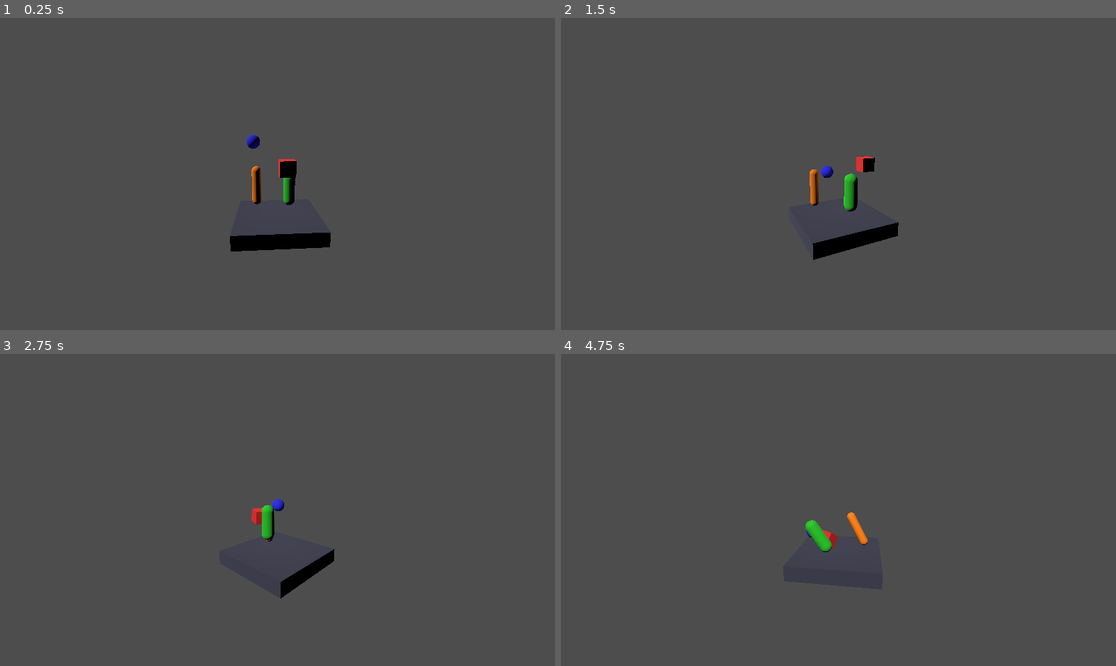
Above: before the commit, frames 1-4 (two rows, left to right).
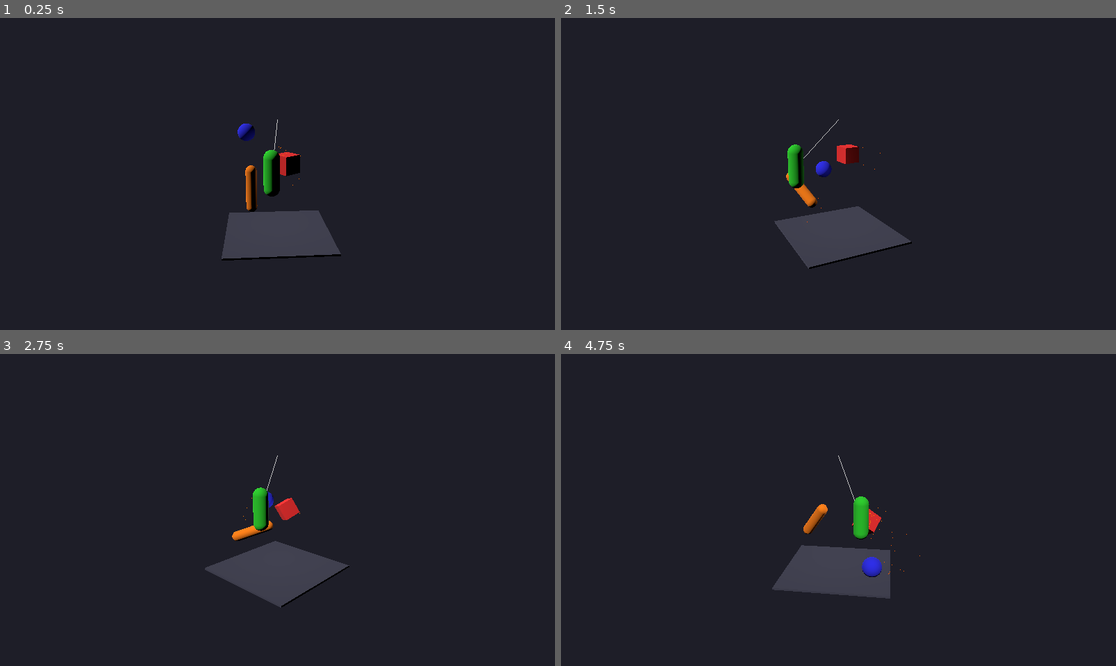
Above: after the commit, the same moments.

Repository: alanfischer/hop-godot
Game: Godot game, scene res://bounce_room.tscn
The game is run twice, just before and just after one commit, with the same random seed, the same clock (stepped at 60 frames per second) and the same inputs.
Inputs:
- Up to frame 1 (0.25 s): no input
- Up to frame 2 (1.5 s): no input
- Up to frame 3 (2.75 s): no input
- Up to frame 4 (4.75 s): no input

The runs differ from the first frame. In frame 1, 98% of the frame differs, in the area x 0-100%, y 0-100%; in frame 2, 98%; in frame 3, 98%; in frame 4, 97%.

Commit message:
Fix shutdown crash, add collision callbacks, 6DOF joints, and enhanced demo
- Cache HopDirectBodyState/HopDirectSpaceState to prevent leak and shutdown crash
- Null out back-pointers in _finish() for safe ObjectDB cleanup
- Implement hop::collision_listener for proper collision contact reporting
- Pass collision scope bits with scope_report_collisions flag to simulator
- Add Generic6DOFJoint3D support mapping spring params to hop constraints
- Update demo: bounce room with sparks on collision, rope joint, orbit camera

Co-Authored-By: Claude Opus 4.6 <noreply@anthropic.com>

Diff:
--- /dev/null
+++ b/test-project/bounce_room.gd
@@ -0,0 +1,84 @@
+extends Node3D
+
+const ROPE_ANCHOR := Vector3(0, 6, 0)
+
+var rope_mesh: ImmediateMesh
+var rope_instance: MeshInstance3D
+var rope_material: StandardMaterial3D
+
+func _ready():
+	# Connect collision signals on all dynamic bodies
+	for body in [%Box, %Sphere, %Capsule1, %Capsule2]:
+		body.body_entered.connect(_on_body_entered.bind(body))
+
+	# Rope line visual
+	rope_mesh = ImmediateMesh.new()
+	rope_material = StandardMaterial3D.new()
+	rope_material.shading_mode = BaseMaterial3D.SHADING_MODE_UNSHADED
+	rope_material.albedo_color = Color(0.75, 0.75, 0.75)
+	rope_instance = MeshInstance3D.new()
+	rope_instance.mesh = rope_mesh
+	add_child(rope_instance)
+
+func _process(_delta):
+	rope_mesh.clear_surfaces()
+	rope_mesh.surface_begin(Mesh.PRIMITIVE_LINES, rope_material)
+	rope_mesh.surface_add_vertex(ROPE_ANCHOR)
+	rope_mesh.surface_add_vertex(%Capsule1.global_position)
+	rope_mesh.surface_end()
+
+func _on_body_entered(other: Node, body: RigidBody3D):
+	var contact_pos := _estimate_contact_pos(body, other)
+	var speed := body.linear_velocity.length()
+	var count := clampi(4 + int(speed * 1.5), 4, 16)
+	_spawn_sparks(contact_pos, count)
+
+func _estimate_contact_pos(body: RigidBody3D, other: Node) -> Vector3:
+	var pos := body.global_position
+	if other is StaticBody3D:
+		match other.name:
+			"Floor": return Vector3(pos.x, 0, pos.z)
+			"Ceiling": return Vector3(pos.x, 6, pos.z)
+			"WallNegX": return Vector3(-3, pos.y, pos.z)
+			"WallPosX": return Vector3(3, pos.y, pos.z)
+			"WallNegZ": return Vector3(pos.x, pos.y, -3)
+			"WallPosZ": return Vector3(pos.x, pos.y, 3)
+	if other is RigidBody3D:
+		return (pos + other.global_position) * 0.5
+	return pos
+
+func _spawn_sparks(pos: Vector3, count: int = 8):
+	var sparks := CPUParticles3D.new()
+	sparks.position = pos
+	sparks.emitting = true
+	sparks.one_shot = true
+	sparks.explosiveness = 1.0
+	sparks.amount = count
+	sparks.lifetime = 0.4
+	sparks.direction = Vector3.ZERO
+	sparks.spread = 180.0
+	sparks.initial_velocity_min = 1.5
+	sparks.initial_velocity_max = 3.5
+	sparks.gravity = Vector3(0, -9.8, 0)
+	sparks.amount = count * 2
+	sparks.scale_amount_min = 0.15
+	sparks.scale_amount_max = 0.3
+	sparks.initial_velocity_min = 3.0
+	sparks.initial_velocity_max = 6.0
+	sparks.lifetime = 0.3
+	sparks.color = Color(1.0, 0.85, 0.2)
+	var gradient := Gradient.new()
+	gradient.set_color(0, Color(1.0, 0.95, 0.4, 1.0))
+	gradient.set_color(1, Color(1.0, 0.4, 0.0, 0.0))
+	sparks.color_ramp = gradient
+	var mat := StandardMaterial3D.new()
+	mat.shading_mode = BaseMaterial3D.SHADING_MODE_UNSHADED
+	mat.vertex_color_use_as_albedo = true
+	mat.albedo_color = Color(1.0, 0.85, 0.2)
+	var mesh := SphereMesh.new()
+	mesh.radius = 0.06
+	mesh.height = 0.12
+	mesh.material = mat
+	sparks.mesh = mesh
+	add_child(sparks)
+	get_tree().create_timer(1.0).timeout.connect(sparks.queue_free)
--- a/test-project/bounce_room.tscn
+++ b/test-project/bounce_room.tscn
@@ -1,21 +1,21 @@
-[gd_scene load_steps=23 format=3]
+[gd_scene load_steps=25 format=3]
 
 [ext_resource type="Script" path="res://orbit_camera.gd" id="orbit_cam"]
+[ext_resource type="Script" path="res://bounce_room.gd" id="bounce_room"]
 
 [sub_resource type="PhysicsMaterial" id="phys_bouncy"]
-bounce = 0.8
+bounce = 1.0
 friction = 0.0
 
 [sub_resource type="PhysicsMaterial" id="phys_wall"]
-bounce = 0.9
+bounce = 1.0
 friction = 0.0
-
-[sub_resource type="StandardMaterial3D" id="mat_wall"]
-transparency = 1
-albedo_color = Color(0.24, 0.24, 0.31, 0.25)
 
 [sub_resource type="StandardMaterial3D" id="mat_floor"]
 albedo_color = Color(0.24, 0.24, 0.31, 1)
+
+[sub_resource type="BoxShape3D" id="shape_anchor"]
+size = Vector3(0.1, 0.1, 0.1)
 
 [sub_resource type="StandardMaterial3D" id="mat_red"]
 albedo_color = Color(0.9, 0.15, 0.15, 1)
@@ -52,7 +52,7 @@
 height = 2.6
 
 [sub_resource type="BoxMesh" id="mesh_floor"]
-size = Vector3(6, 1, 6)
+size = Vector3(6, 0.1, 6)
 material = SubResource("mat_floor")
 
 [sub_resource type="BoxMesh" id="mesh_dynbox"]
@@ -72,9 +72,21 @@
 height = 2.6
 material = SubResource("mat_orange")
 
+[sub_resource type="Environment" id="env"]
+background_mode = 1
+background_color = Color(0.118, 0.118, 0.157, 1)
+ambient_light_source = 1
+ambient_light_color = Color(0.3, 0.3, 0.35, 1)
+ambient_light_energy = 0.5
+
 [node name="BounceRoom" type="Node3D"]
+script = ExtResource("bounce_room")
+
+[node name="WorldEnvironment" type="WorldEnvironment" parent="."]
+environment = SubResource("env")
 
 [node name="Camera3D" type="Camera3D" parent="."]
+fov = 50.0
 script = ExtResource("orbit_cam")
 
 [node name="DirectionalLight3D" type="DirectionalLight3D" parent="."]
@@ -131,8 +143,11 @@
 shape = SubResource("shape_wall_z")
 
 [node name="Box" type="RigidBody3D" parent="."]
+unique_name_in_owner = true
 transform = Transform3D(1, 0, 0, 0, 1, 0, 0, 0, 1, 1, 4, 0)
 linear_velocity = Vector3(3, 0, -2)
+contact_monitor = true
+max_contacts_reported = 4
 physics_material_override = SubResource("phys_bouncy")
 
 [node name="CollisionShape3D" type="CollisionShape3D" parent="Box"]
@@ -142,8 +157,11 @@
 mesh = SubResource("mesh_dynbox")
 
 [node name="Sphere" type="RigidBody3D" parent="."]
+unique_name_in_owner = true
 transform = Transform3D(1, 0, 0, 0, 1, 0, 0, 0, 1, -1, 5, 1)
 linear_velocity = Vector3(-1, 2, 3)
+contact_monitor = true
+max_contacts_reported = 4
 physics_material_override = SubResource("phys_bouncy")
 
 [node name="CollisionShape3D" type="CollisionShape3D" parent="Sphere"]
@@ -153,8 +171,11 @@
 mesh = SubResource("mesh_sphere")
 
 [node name="Capsule1" type="RigidBody3D" parent="."]
-transform = Transform3D(1, 0, 0, 0, 1, 0, 0, 0, 1, 0, 3, -1)
-linear_velocity = Vector3(2, -3, 1)
+unique_name_in_owner = true
+transform = Transform3D(1, 0, 0, 0, 1, 0, 0, 0, 1, 2, 4, 0)
+linear_velocity = Vector3(-3, 0, 2)
+contact_monitor = true
+max_contacts_reported = 4
 physics_material_override = SubResource("phys_bouncy")
 
 [node name="CollisionShape3D" type="CollisionShape3D" parent="Capsule1"]
@@ -164,8 +185,11 @@
 mesh = SubResource("mesh_cap1")
 
 [node name="Capsule2" type="RigidBody3D" parent="."]
+unique_name_in_owner = true
 transform = Transform3D(1, 0, 0, 0, 1, 0, 0, 0, 1, 1, 2, 1)
 linear_velocity = Vector3(-1, 3, 2)
+contact_monitor = true
+max_contacts_reported = 4
 physics_material_override = SubResource("phys_bouncy")
 
 [node name="CollisionShape3D" type="CollisionShape3D" parent="Capsule2"]
@@ -173,3 +197,31 @@
 
 [node name="MeshInstance3D" type="MeshInstance3D" parent="Capsule2"]
 mesh = SubResource("mesh_cap2")
+
+[node name="RopeAnchor" type="StaticBody3D" parent="."]
+transform = Transform3D(1, 0, 0, 0, 1, 0, 0, 0, 1, 0, 6, 0)
+collision_layer = 0
+collision_mask = 0
+
+[node name="CollisionShape3D" type="CollisionShape3D" parent="RopeAnchor"]
+shape = SubResource("shape_anchor")
+
+[node name="RopeJoint" type="Generic6DOFJoint3D" parent="."]
+transform = Transform3D(1, 0, 0, 0, 1, 0, 0, 0, 1, 0, 6, 0)
+node_a = NodePath("../RopeAnchor")
+node_b = NodePath("../Capsule1")
+linear_limit_x/enabled = false
+linear_limit_y/enabled = false
+linear_limit_z/enabled = false
+linear_spring_x/enabled = true
+linear_spring_x/stiffness = 5.0
+linear_spring_x/damping = 0.5
+linear_spring_x/equilibrium_point = 2.0
+linear_spring_y/enabled = true
+linear_spring_y/stiffness = 5.0
+linear_spring_y/damping = 0.5
+linear_spring_y/equilibrium_point = 2.0
+linear_spring_z/enabled = true
+linear_spring_z/stiffness = 5.0
+linear_spring_z/damping = 0.5
+linear_spring_z/equilibrium_point = 2.0
--- a/test-project/orbit_camera.gd
+++ b/test-project/orbit_camera.gd
@@ -4,7 +4,7 @@
 
 func _process(delta: float) -> void:
 	angle += 0.3 * delta
-	var dist := 14.0
-	var height := 6.0
+	var dist := 18.0
+	var height := 8.0
 	position = Vector3(dist * cos(angle), height, dist * sin(angle))
 	look_at(Vector3(0, 3, 0))
Not shown, changed: src/hop_body_data.cpp
Not shown, changed: src/hop_body_data.h
Not shown, changed: src/hop_body_state.cpp
Not shown, changed: src/hop_joint_data.h
Not shown, changed: src/hop_physics_server.cpp
Not shown, changed: src/hop_space_data.h
